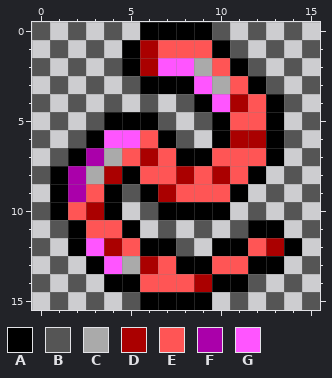
One commit to this pixel-art file: resources/sprites/original/inventory/inventory-worm.ase. Above is the file before it was changed.
16x16 pixels, 1 frame. Colours within 5 levels of each other are drawn and written as one.
Palette (. is transparent): A #000000  B #555555  C #aaaaaa  D #aa0000  E #ff5555  F #aa00aa  G #ff55ff
Pixels before, first column x 0:
 0 B.B.B.AAAAB.B.B.
 1 .B.B.ADEEEAB.B.B
 2 B.B.BADGGCEAB.B.
 3 .B.B.BAAAGCEAB.B
 4 B.B.B.B.BAGDEAB.
 5 .B.BAAAB.BAEEA.B
 6 B.BAGGEAB.ADDAB.
 7 .BAFCEDEAAEEEA.B
 8 BAFCDAEEDEDEA.B.
 9 .AFEABADEEEA.B.B
10 BAEDA.BAAAA.B.B.
11 .BAEEA.B.B.BAA.B
12 B.AGDEAAB.AAEDA.
13 .B.AGCDEAAEEAA.B
14 B.B.AAEEEDAAB.B.
15 .B.B.BAAAA.B.B.B
After:
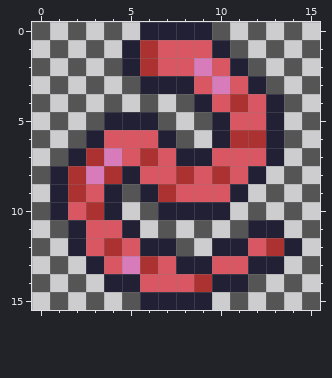
Change:
Colour A changes from #000000 to #222034.
Colour C changes from #aaaaaa to #d77bba.
Colour D changes from #aa0000 to #ac3232.
Colour E changes from #ff5555 to #d95763.
The edit turns colour F into colour D in row 7 at x 3; in rows 8 to 9 at x 2.
The edit turns colour G into colour E in row 2 at x 7 to 8; in row 3 at x 9; in row 4 at x 10; in row 6 at x 4 to 5; in row 12 at x 3; in row 13 at x 4.
